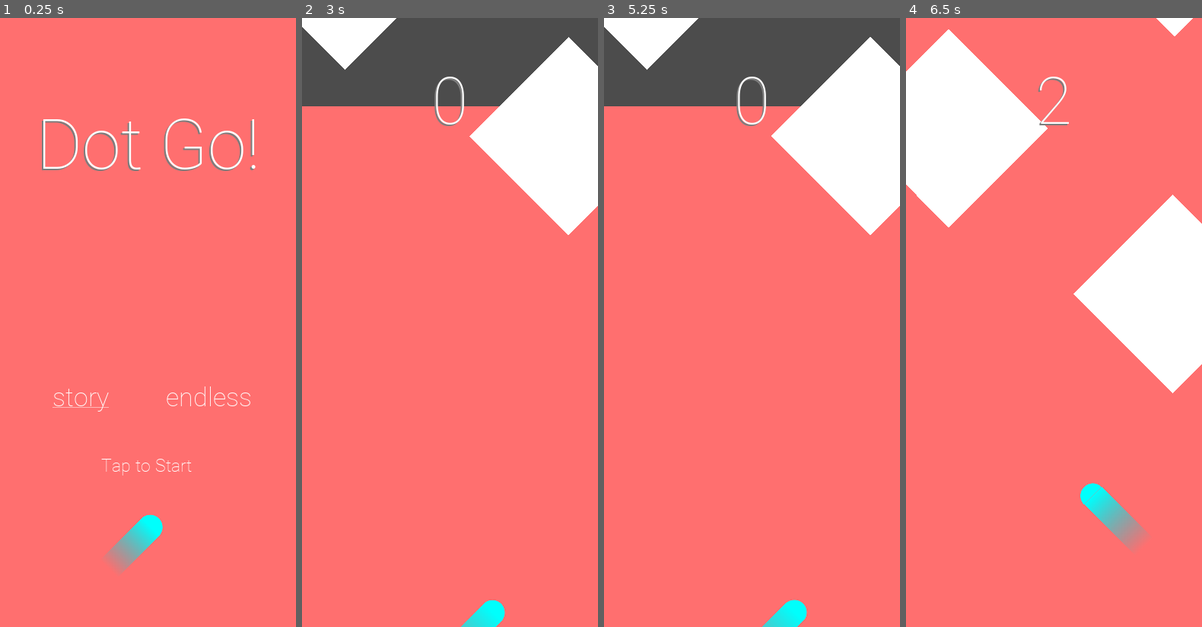
Above: before the commit, frames 1-4 (left to right).
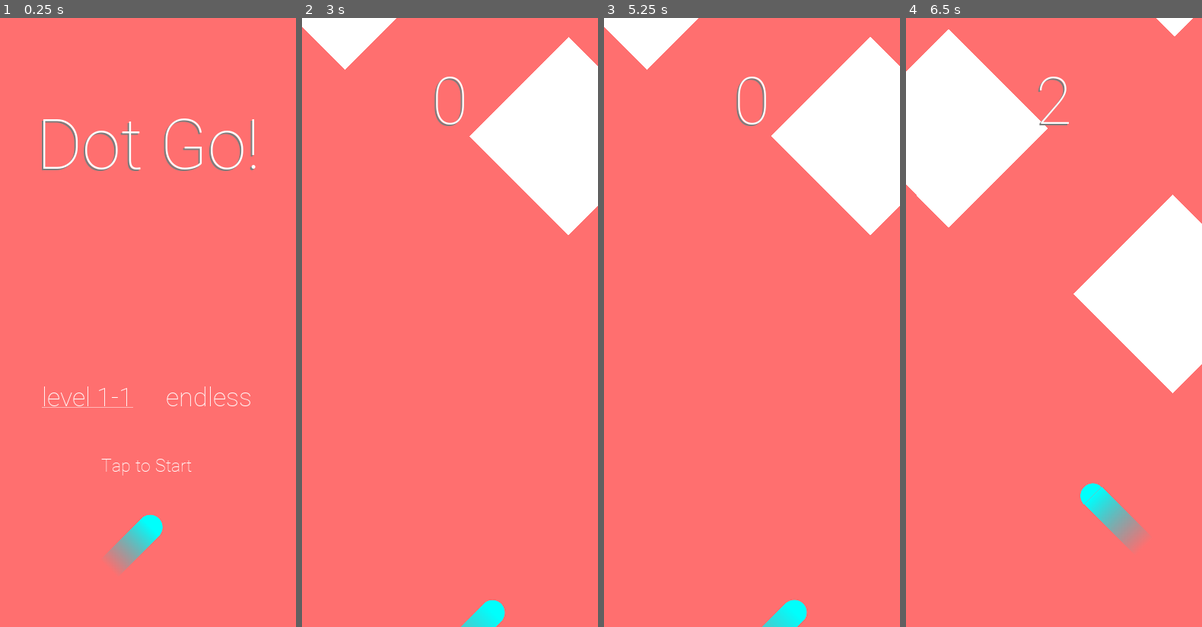
Above: after the commit, the same moments.

Repository: Arivval/Game-Project
Game: Godot game, scene res://main_scene.tscn
The game is run twice, just before and just after one commit, with the same random seed, the same clock (stepped at 60 frames per second) and the same inputs.
Inputs (mouse positions are in pixels of both pictures, inside the frame that each line leads up to):
- Up to frame 1 (0.25 s): no input
- Up to frame 2 (3 s): click "Tap to Start" at 0.5 s; tap Space (switch_direction) at 1.35, 2.1 s; click (512, 456) at 2.75 s
- Up to frame 3 (5.25 s): tap Space (switch_direction) at 3.6, 4.35 s; click (814, 456) at 5 s
- Up to frame 4 (6.5 s): tap Space (switch_direction) at 5.85 s

The runs differ from the first frame. In frame 1, 0.2% of the frame differs, in the area x 14-45%, y 60-65%; in frame 2, 11%, in the area x 0-100%, y 0-15%; in frame 3, 11%; in frame 4, nothing differs.

Commit message:
added level select screen

Diff:
--- /dev/null
+++ b/levels/LevelSelector.tscn
@@ -0,0 +1,122 @@
+[gd_scene load_steps=6 format=2]
+
+[ext_resource path="res://font/Roboto-Thin.ttf" type="DynamicFontData" id=1]
+[ext_resource path="res://src/ui/LevelSelector.gd" type="Script" id=2]
+[ext_resource path="res://src/ui/LevelSelectorButton.gd" type="Script" id=3]
+
+[sub_resource type="RectangleShape2D" id=1]
+extents = Vector2( 128, 128 )
+
+[sub_resource type="DynamicFont" id=2]
+size = 32
+font_data = ExtResource( 1 )
+
+[node name="Obstacles" type="Node2D"]
+script = ExtResource( 2 )
+
+[node name="Obstacle" type="Area2D" parent="."]
+position = Vector2( 488.104, -49.3305 )
+rotation = 0.785398
+
+[node name="CollisionShape2D" type="CollisionShape2D" parent="Obstacle"]
+shape = SubResource( 1 )
+
+[node name="ColorRect" type="ColorRect" parent="Obstacle"]
+margin_left = -128.0
+margin_top = -128.0
+margin_right = 128.0
+margin_bottom = 128.0
+__meta__ = {
+"_edit_use_anchors_": false
+}
+
+[node name="Button" type="Button" parent="Obstacle"]
+margin_left = -179.992
+margin_top = 49.438
+margin_right = 34.0084
+margin_bottom = 237.438
+rect_rotation = -45.0
+focus_mode = 0
+custom_fonts/font = SubResource( 2 )
+custom_colors/font_color = Color( 0, 0, 0, 1 )
+action_mode = 0
+enabled_focus_mode = 0
+text = "Level 1-1"
+flat = true
+script = ExtResource( 3 )
+__meta__ = {
+"_edit_use_anchors_": false
+}
+
+[node name="Obstacle3" type="Area2D" parent="."]
+position = Vector2( 310.286, -432.982 )
+rotation = 0.785398
+
+[node name="CollisionShape2D" type="CollisionShape2D" parent="Obstacle3"]
+shape = SubResource( 1 )
+
+[node name="ColorRect" type="ColorRect" parent="Obstacle3"]
+margin_left = -128.0
+margin_top = -128.0
+margin_right = 128.0
+margin_bottom = 128.0
+__meta__ = {
+"_edit_use_anchors_": false
+}
+
+[node name="Button" type="Button" parent="Obstacle3"]
+margin_left = -153.22
+margin_top = 14.634
+margin_right = 81.7803
+margin_bottom = 202.634
+rect_rotation = -45.0
+focus_mode = 0
+custom_fonts/font = SubResource( 2 )
+custom_colors/font_color = Color( 0, 0, 0, 1 )
+action_mode = 0
+enabled_focus_mode = 0
+text = "Get More Levels"
+flat = true
+script = ExtResource( 3 )
+__meta__ = {
+"_edit_use_anchors_": false
+}
+
+[node name="Obstacle2" type="Area2D" parent="."]
+position = Vector2( 0.639526, -217.54 )
+rotation = 0.785398
+
+[node name="CollisionShape2D" type="CollisionShape2D" parent="Obstacle2"]
+shape = SubResource( 1 )
+
+[node name="ColorRect" type="ColorRect" parent="Obstacle2"]
+margin_left = -128.0
+margin_top = -128.0
+margin_right = 128.0
+margin_bottom = 128.0
+__meta__ = {
+"_edit_use_anchors_": false
+}
+
+[node name="Button" type="Button" parent="Obstacle2"]
+margin_left = -86.1113
+margin_top = -52.1695
+margin_right = 127.889
+margin_bottom = 135.83
+rect_rotation = -45.0
+focus_mode = 0
+custom_fonts/font = SubResource( 2 )
+custom_colors/font_color = Color( 0, 0, 0, 1 )
+action_mode = 0
+enabled_focus_mode = 0
+text = "Level 1-2"
+flat = true
+script = ExtResource( 3 )
+__meta__ = {
+"_edit_use_anchors_": false
+}
+
+[node name="Node2D" type="Node2D" parent="."]
+[connection signal="pressed" from="Obstacle/Button" to="Obstacle/Button" method="_on_Button_pressed"]
+[connection signal="pressed" from="Obstacle3/Button" to="Obstacle3/Button" method="_on_Button_pressed"]
+[connection signal="pressed" from="Obstacle2/Button" to="Obstacle2/Button" method="_on_Button_pressed"]
--- a/main_scene.tscn
+++ b/main_scene.tscn
@@ -4,7 +4,7 @@
 [ext_resource path="res://src/Player.gd" type="Script" id=2]
 [ext_resource path="res://font/Roboto-Thin.ttf" type="DynamicFontData" id=3]
 [ext_resource path="res://src/Main.gd" type="Script" id=4]
-[ext_resource path="res://src/CanvasLayer.gd" type="Script" id=5]
+[ext_resource path="res://src/ui/CanvasLayer.gd" type="Script" id=5]
 [ext_resource path="res://art/exit_button_white.png" type="Texture" id=6]
 [ext_resource path="res://art/restart_button_white.png" type="Texture" id=7]
 [ext_resource path="res://art/restart_button_grey.png" type="Texture" id=8]
@@ -320,14 +320,14 @@
 }
 
 [node name="story_mode_label" type="RichTextLabel" parent="CanvasLayer"]
-margin_left = 95.722
+margin_left = 77.0
 margin_top = 664.0
-margin_right = 213.722
+margin_right = 247.0
 margin_bottom = 722.0
 custom_fonts/normal_font = SubResource( 9 )
 bbcode_enabled = true
-bbcode_text = "[u]story[/u]"
-text = "story"
+bbcode_text = "[u]level 1-1[/u]"
+text = "level 1-1"
 __meta__ = {
 "_edit_use_anchors_": false
 }
@@ -346,10 +346,10 @@
 }
 
 [node name="story_mode_selector" type="Button" parent="CanvasLayer"]
-margin_left = 93.1245
-margin_top = 661.917
-margin_right = 209.124
-margin_bottom = 724.917
+margin_left = 75.0
+margin_top = 662.0
+margin_right = 245.0
+margin_bottom = 725.0
 focus_mode = 0
 custom_fonts/font = SubResource( 10 )
 enabled_focus_mode = 0
@@ -368,13 +368,6 @@
 custom_fonts/font = SubResource( 10 )
 enabled_focus_mode = 0
 flat = true
-__meta__ = {
-"_edit_use_anchors_": false
-}
-
-[node name="ScrollContainer" type="ScrollContainer" parent="CanvasLayer"]
-margin_right = 12.0
-margin_bottom = 12.0
 __meta__ = {
 "_edit_use_anchors_": false
 }
@@ -386,6 +379,7 @@
 [connection signal="end_signal" from="Player" to="." method="end_game"]
 [connection signal="back_signal" from="CanvasLayer" to="." method="to_main_screen"]
 [connection signal="endless_signal" from="CanvasLayer" to="." method="enable_endless_mode"]
+[connection signal="level_select_signal" from="CanvasLayer" to="." method="load_level_select_screen"]
 [connection signal="restart_signal" from="CanvasLayer" to="." method="restart_game"]
 [connection signal="start_signal" from="CanvasLayer" to="." method="start_game"]
 [connection signal="story_signal" from="CanvasLayer" to="." method="enable_story_mode"]
--- a/project.godot
+++ b/project.godot
@@ -38,4 +38,5 @@
 
 [rendering]
 
+environment/default_clear_color=Color( 1, 0.439216, 0.439216, 1 )
 environment/default_environment="res://default_env.tres"
--- a/src/Main.gd
+++ b/src/Main.gd
@@ -20,6 +20,7 @@
 var player_node
 var background_node
 var canvas_node
+var level_select_node = null
 var player_init_position
 var background_init_position
 var is_story_mode = true
@@ -30,6 +31,10 @@
 
 var obstacle_factory
 var instantiated_obstacles = []
+
+var level_name_map = { 'Level_1_1': 'level 1-1', 'Level_1_2': 'level 1-2',}
+var level_name_reverse_map = { 'level 1-1': 'Level_1_1',
+							'level 1-2': 'Level_1_2',}
 
 func load_level(level_name):
 	# we can't have duplicate or overlapping levels
@@ -93,15 +98,36 @@
 	canvas_node.show_start_screen()
 
 
+func load_level_select_screen():
+	level_select_node = load('levels/LevelSelector.tscn').instance()
+	add_child(level_select_node)
+	unload_current_level()
+	unload_instantiated_obstacles()
+	canvas_node.hide_start_screen()
+	# now move camera to the level select scene
+	player_node.hide()
+	player_node.position.y = 20
+
+
+func set_level(level_name):
+	current_level = level_name_reverse_map[level_name.to_lower()]
+	level_select_node.queue_free()
+	player_node.show()
+	player_node.position.y = 892
+	canvas_node.show_start_screen()
+	enable_story_mode()
+
+
 func enable_story_mode():
 	is_story_mode = true
-	$CanvasLayer/story_mode_label.bbcode_text = '[u]story[/u]'
+	$CanvasLayer/story_mode_label.bbcode_text = '[u]' + \
+		level_name_map[current_level] + '[/u]'
 	$CanvasLayer/endless_mode_label.bbcode_text = 'endless'
 
 
 func enable_endless_mode():
 	is_story_mode = false
-	$CanvasLayer/story_mode_label.bbcode_text = 'story'
+	$CanvasLayer/story_mode_label.bbcode_text = level_name_map[current_level]
 	$CanvasLayer/endless_mode_label.bbcode_text = '[u]endless[/u]'
 
 
--- a/src/CanvasLayer.gd
+++ b/src/ui/CanvasLayer.gd
@@ -21,6 +21,7 @@
 signal back_signal
 signal story_signal
 signal endless_signal
+signal level_select_signal
 
 
 func set_score(score):
@@ -106,6 +107,7 @@
 
 func _on_story_mode_selector_pressed():
 	emit_signal('story_signal')
+	emit_signal('level_select_signal')
 
 
 func _on_endless_mode_selector_pressed():
--- /dev/null
+++ b/src/ui/LevelSelector.gd
@@ -0,0 +1,22 @@
+"""
+	Copyright 2020 Google LLC
+
+	Licensed under the Apache License, Version 2.0 (the "License");
+	you may not use this file except in compliance with the License.
+	You may obtain a copy of the License at
+
+		https://www.apache.org/licenses/LICENSE-2.0
+
+	Unless required by applicable law or agreed to in writing, software
+	distributed under the License is distributed on an "AS IS" BASIS,
+	WITHOUT WARRANTIES OR CONDITIONS OF ANY KIND, either express or implied.
+	See the License for the specific language governing permissions and
+	limitations under the License.
+"""
+
+
+extends Node2D
+
+
+func _ready():
+	pass
--- /dev/null
+++ b/src/ui/LevelSelectorButton.gd
@@ -0,0 +1,33 @@
+"""
+	Copyright 2020 Google LLC
+
+	Licensed under the Apache License, Version 2.0 (the "License");
+	you may not use this file except in compliance with the License.
+	You may obtain a copy of the License at
+
+		https://www.apache.org/licenses/LICENSE-2.0
+
+	Unless required by applicable law or agreed to in writing, software
+	distributed under the License is distributed on an "AS IS" BASIS,
+	WITHOUT WARRANTIES OR CONDITIONS OF ANY KIND, either express or implied.
+	See the License for the specific language governing permissions and
+	limitations under the License.
+"""
+
+extends Button
+
+
+# this button can also be the DLC button, in which case we shoule not
+# treat it as a level selector
+var is_level_select_button = true
+
+
+func _ready():
+	if self.text == 'Get More Levels':
+		is_level_select_button = false
+
+
+func _on_Button_pressed():
+	if is_level_select_button:
+		var main_node = get_node('/root/Node2D')
+		main_node.set_level(self.text)
